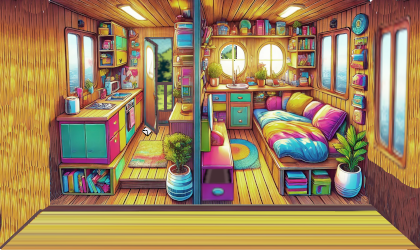
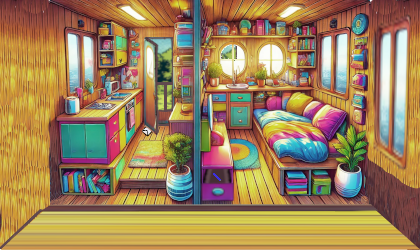
Layers edited between the first and the second 420×250 image:
added layer "stift" above "leiste_front" over bbox(213, 173, 221, 181)
